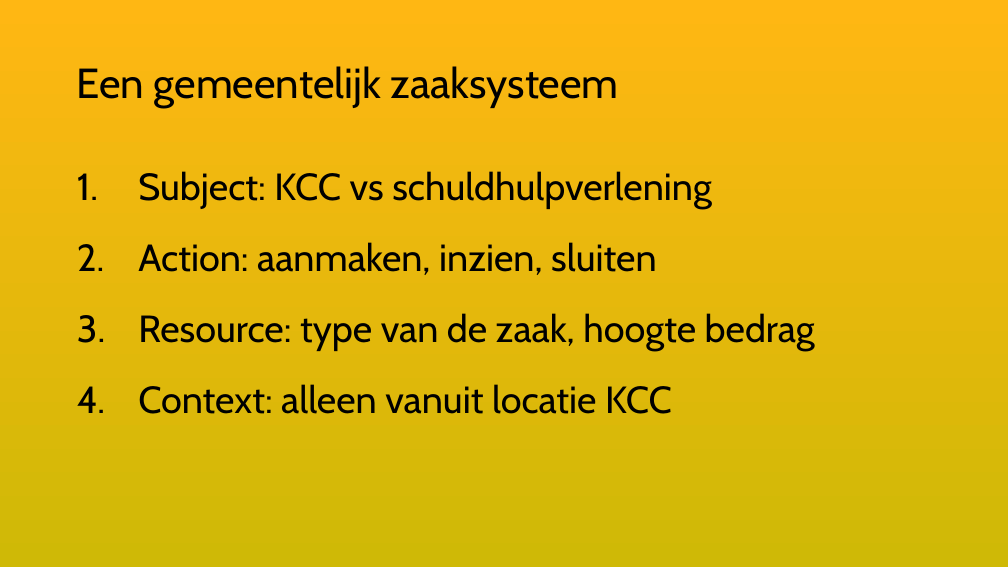
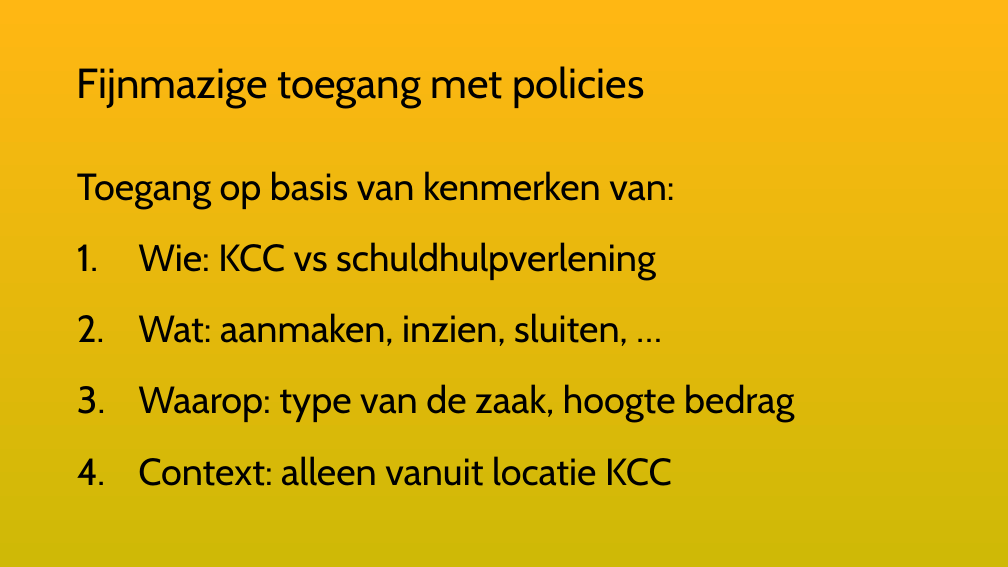
Before and after one commit to VNG-Realisatie/ftv, a slide deck: slide 28 of static/documents/20261118-keten-privacy-officers-JenV.pptx (slide 29 before the commit). Drawn at 1008x567 pixels with LibreOffice and Linux fonts; fonts in the diff are those of the drawing. Boxes give left, top, right and bottom in pixels: in the first picture for what was removed or moved away, otherwise in the second. Text is boxed around its words. In the diff, an @@ line names an element or a change of style, - is before the commit and + after.

```diff
--- a/static/documents/20261118-keten-privacy-officers-JenV.pptx
+++ b/static/documents/20261118-keten-privacy-officers-JenV.pptx
@@ title at box(77, 66, 644, 108): text changed @@
-Een gemeentelijk zaaksysteem
+Fijnmazige toegang met policies
@@ text at box(77, 171, 794, 423): text changed @@
-1. Subject: KCC vs schuldhulpverlening
-2. Action: aanmaken, inzien, sluiten
-3. Resource: type van de zaak, hoogte bedrag
+Toegang op basis van kenmerken van:
+1. Wie: KCC vs schuldhulpverlening
+2. Wat: aanmaken, inzien, sluiten, …
+3. Waarop: type van de zaak, hoogte bedrag
```
Also in this commit, not shown: 13 other slides changed, 3 slides added, 2 slides removed.
